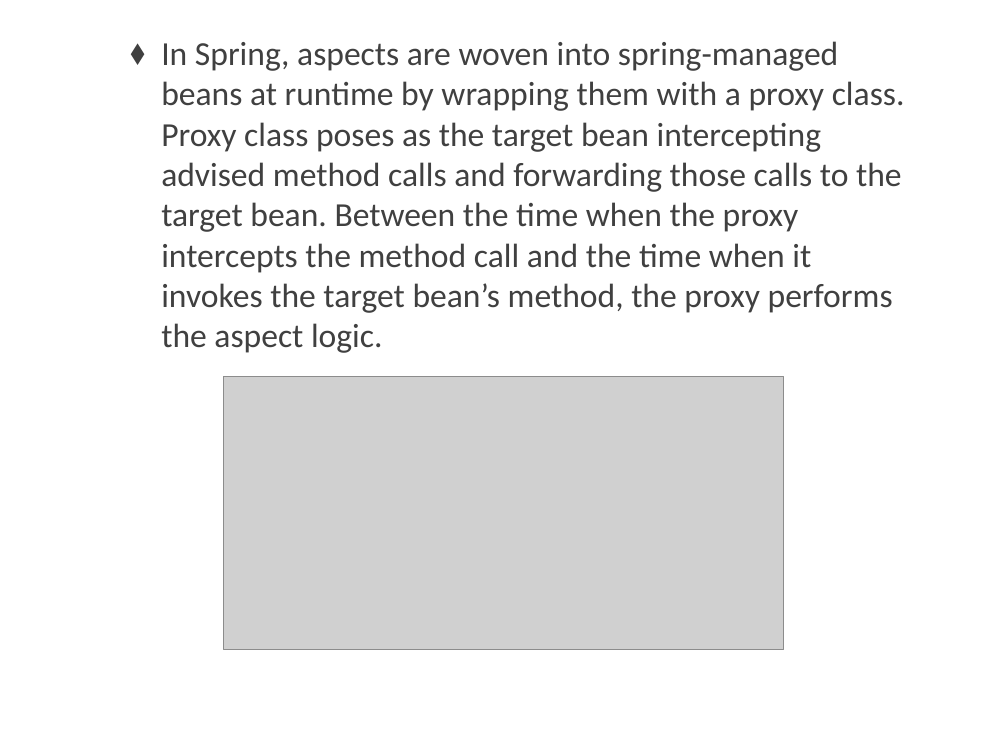
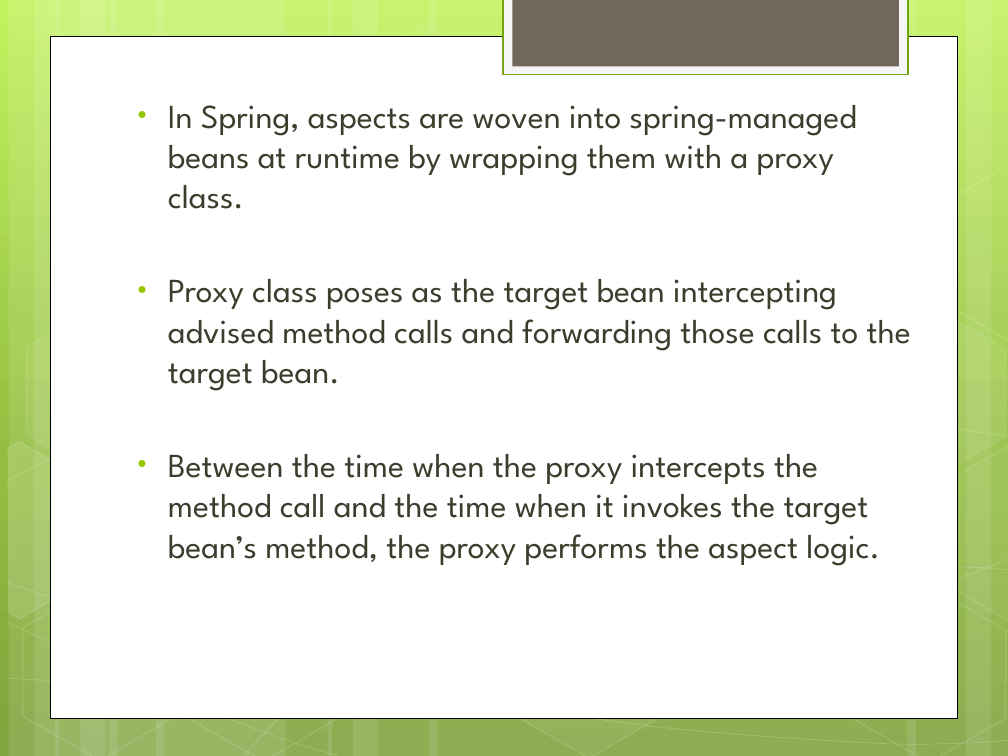
Before and after one commit to trvajjala/interview-preparation, a slide deck: slide 12 of documents/SpringCoreConcepts.pptx (slide 10 before the commit). Drawn at 1008x756 pixels with LibreOffice and Linux fonts; fonts in the diff are those of the drawing; grey boxes stand for pictures; background and template pictures are left out. Boxes give left, top, right and bottom in pixels: in the first picture for what was removed or moved away, otherwise in the second. Text is boxed around its words. In the diff, an @@ line names an element or a change of style, - is before the commit and + after.

```diff
--- a/documents/SpringCoreConcepts.pptx
+++ b/documents/SpringCoreConcepts.pptx
@@ background picture (left out) to gradient #C3F35F to #93BF3F to #81A53E @@
@@ rectangle added at (503, 0, 908, 75), fill #F5F5F5, outline #74A510 1.25 pt @@
@@ rectangle added at (512, 0, 898, 67), fill #71685A @@
@@ rectangle added at (50, 36, 958, 718), fill #FFFFFF, outline #000000 0.5 pt @@
@@ text at (168, 105, 911, 566): text changed; font Calibri to League Spartan; text colour #404040 to #3E3D2D @@
-⬧ In Spring, aspects are woven into spring-managed beans at runtime by wrapping them with a proxy class. Proxy class poses as the target bean intercepting advised method calls and forwarding those calls to the target bean. Between the time when the proxy intercepts the method call and the time when it invokes the target bean’s method, the proxy performs the aspect logic.
+• In Spring, aspects are woven into spring-managed beans at runtime by wrapping them with a proxy class.
+• Proxy class poses as the target bean intercepting advised method calls and forwarding those calls to the target bean.
+• Between the time when the proxy intercepts the method call and the time when it invokes the target bean’s method, the proxy performs the aspect logic.
@@ group added at (0, 0, 1008, 756): 12 rectangles, 8 freeform shapes, 8 hexagons @@
@@ picture removed at (224, 376, 784, 649) @@
```
Also in this commit, not shown: 12 other slides changed, 5 slides added, 11 other files.
